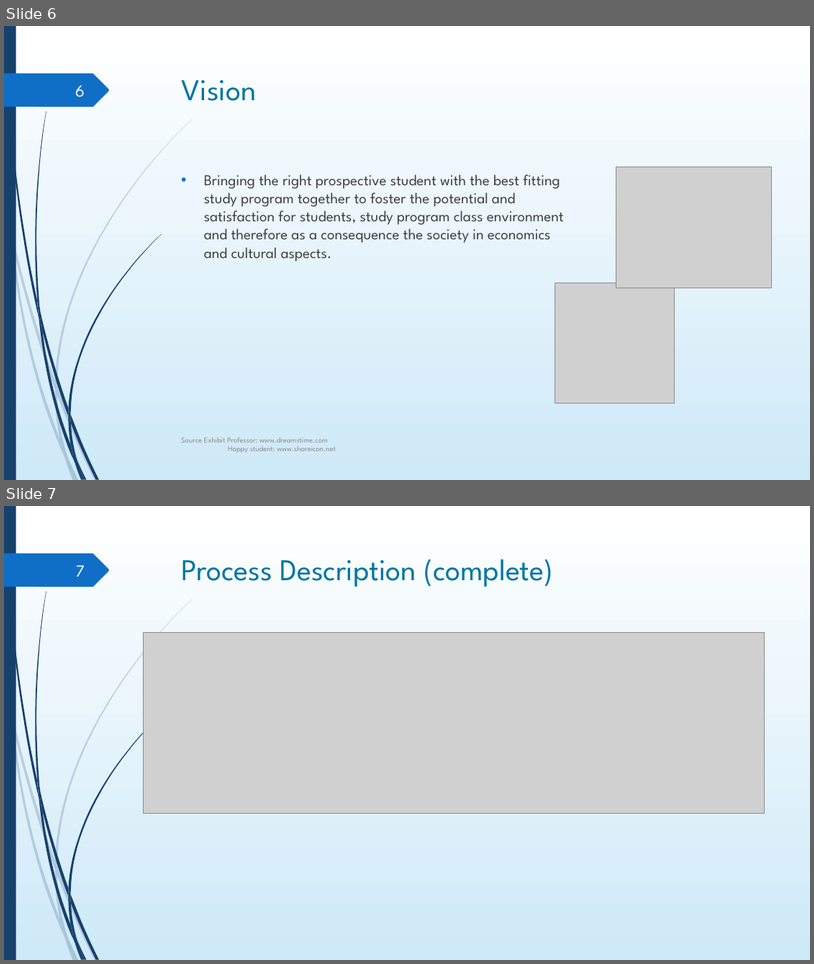
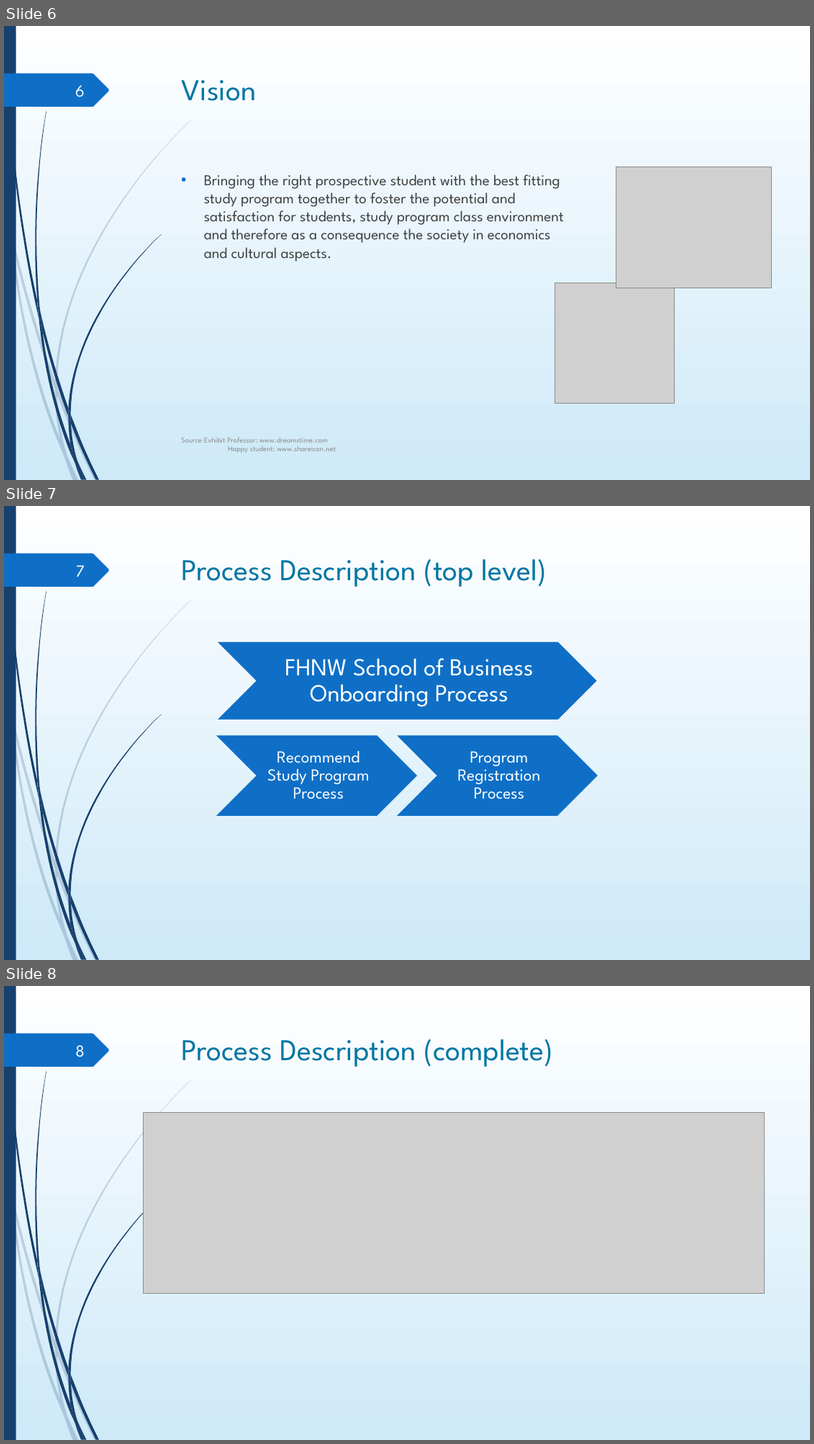
Before and after one commit to DigiBP/digibp-monterosa, a slide deck: Submission Documents/DBP_presentation.pptx. Shown one above the other, each under a label of ours: slides 6 and 7 before the commit, slides 6, 7 and 8 after it. The pictures are 814x964 and 814x1444 pixels, drawn with LibreOffice and Linux fonts; fonts in the diff are those of the drawing; grey boxes stand for pictures; background and template pictures are left out. Boxes give left, top, right and bottom in pixels: in the first picture for what was removed or moved away, otherwise in the second. Text is boxed around its words. In the diff, an @@ line names an element or a change of style, - is before the commit and + after.

```diff
--- a/Submission Documents/DBP_presentation.pptx
+++ b/Submission Documents/DBP_presentation.pptx
@@ slide 7 added at bbox=[4, 506, 810, 960], background gradient #FFFFFF to #CEEAF9; not listed: 24 template elements that a slide beside it also shows @@
@@ page number added at bbox=[76, 565, 85, 577], 20 pt, text #FEFFFF @@
+7
@@ title added at bbox=[182, 559, 547, 587], 36 pt, text #0076A3 @@
+Process Description (top level)
@@ chevron added at bbox=[216, 641, 598, 720], fill #0F6FC6, outline #FFFFFF 1.25 pt @@
@@ text added at bbox=[285, 658, 533, 707], 29 pt, text #FFFFFF @@
+FHNW School of Business Onboarding Process
@@ group added at bbox=[216, 735, 598, 816]: 2 chevrons, 2 texts @@
+Recommend Study Program Process
+Program Registration Process
@@ what was slide 7 is now slide 8 @@
@@ page number at bbox=[75, 1045, 85, 1057]: text changed @@
-7
+8
```
Also in this commit, not shown: 5 slides changed, 1 other slide added.
